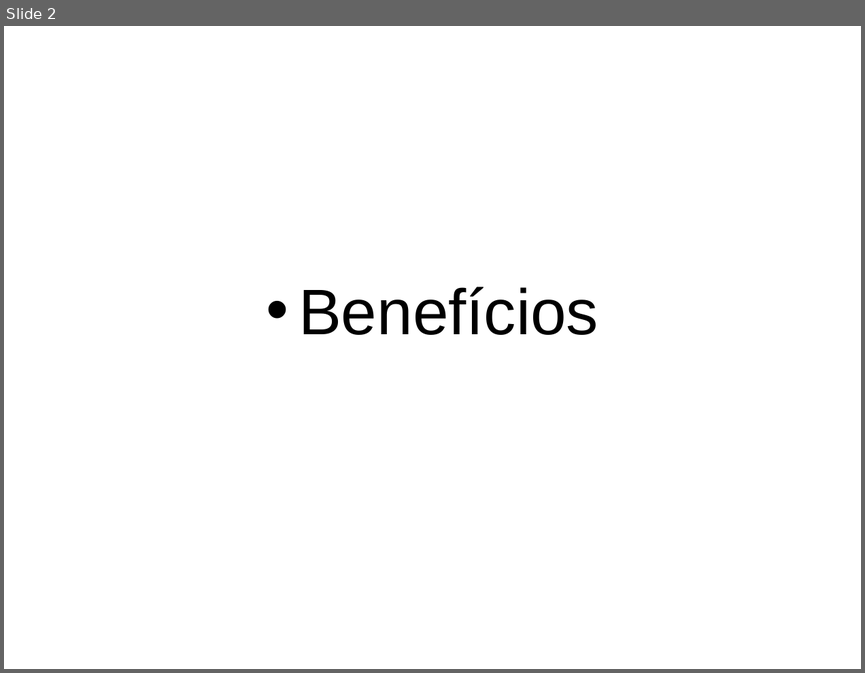
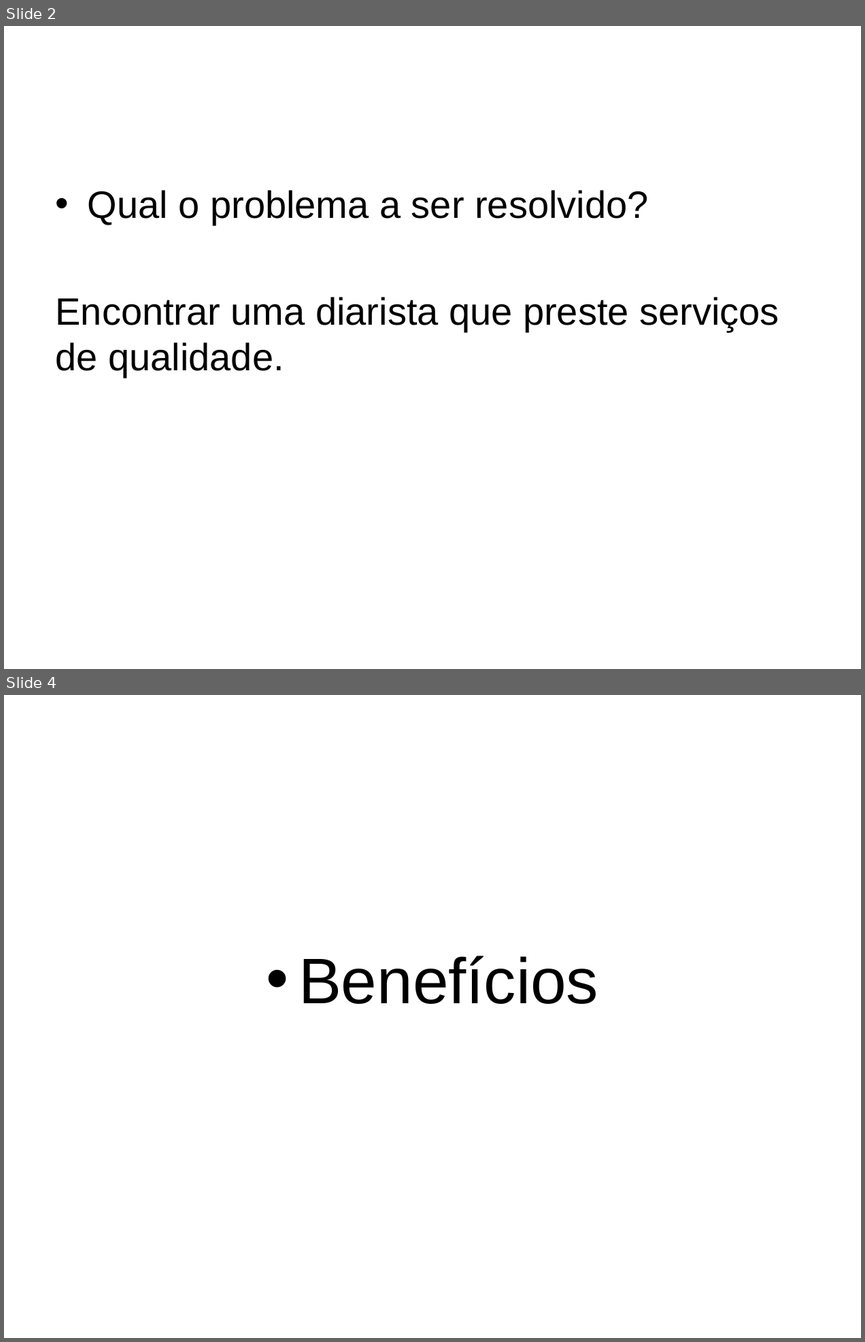
Before and after one commit to douglas-oliveira/Limpai, a slide deck: Docs/Projeto de software apresentação.pptx. Shown one above the other, each under a label of ours: slide 2 before the commit, slides 2 and 4 after it; the slides between them are not shown. The pictures are 865x673 and 865x1342 pixels, drawn with LibreOffice and Linux fonts; fonts in the diff are those of the drawing; background and template pictures are left out. Boxes give left, top, right and bottom in pixels: in the first picture for what was removed or moved away, otherwise in the second. Text is boxed around its words. In the diff, an @@ line names an element or a change of style, - is before the commit and + after.

```diff
--- a/Docs/Projeto de software apresentação.pptx
+++ b/Docs/Projeto de software apresentação.pptx
@@ slide 2 added at bbox=[4, 26, 861, 669], background picture (left out) @@
@@ text added at bbox=[56, 190, 779, 378], 32 pt, text #000000 @@
+• Qual o problema a ser resolvido?
+Encontrar uma diarista que preste serviços de qualidade.
@@ what was slide 2 is now slide 4 @@
```
Also in this commit, not shown: 1 slide changed, 1 other slide added.
